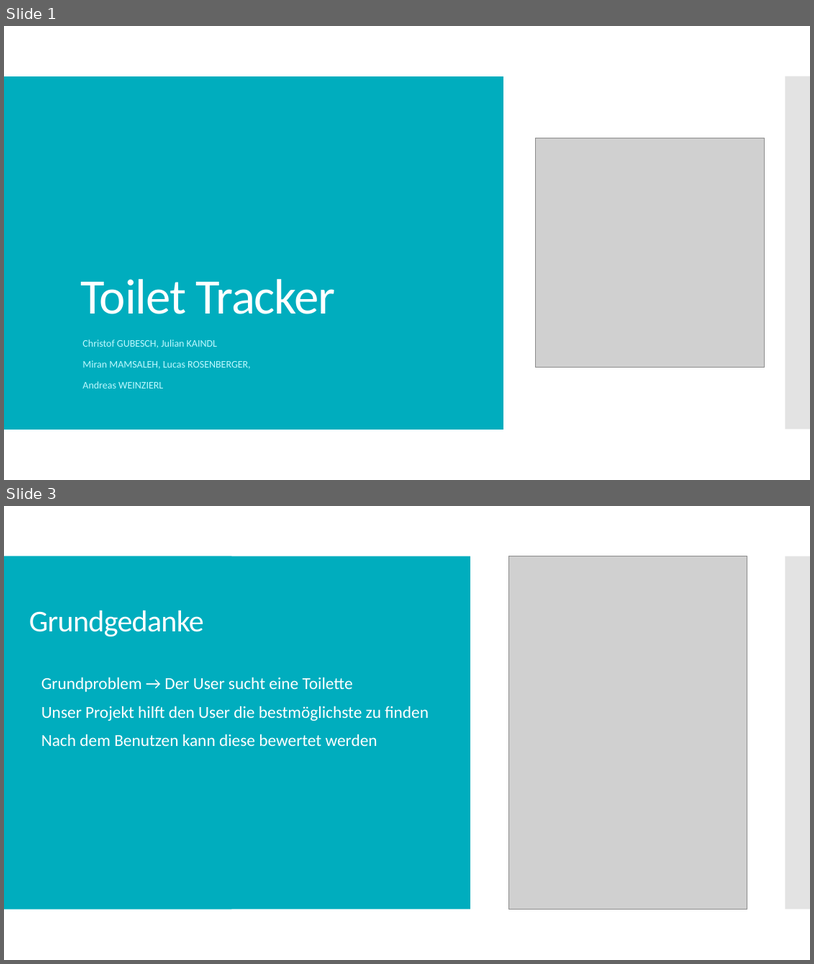
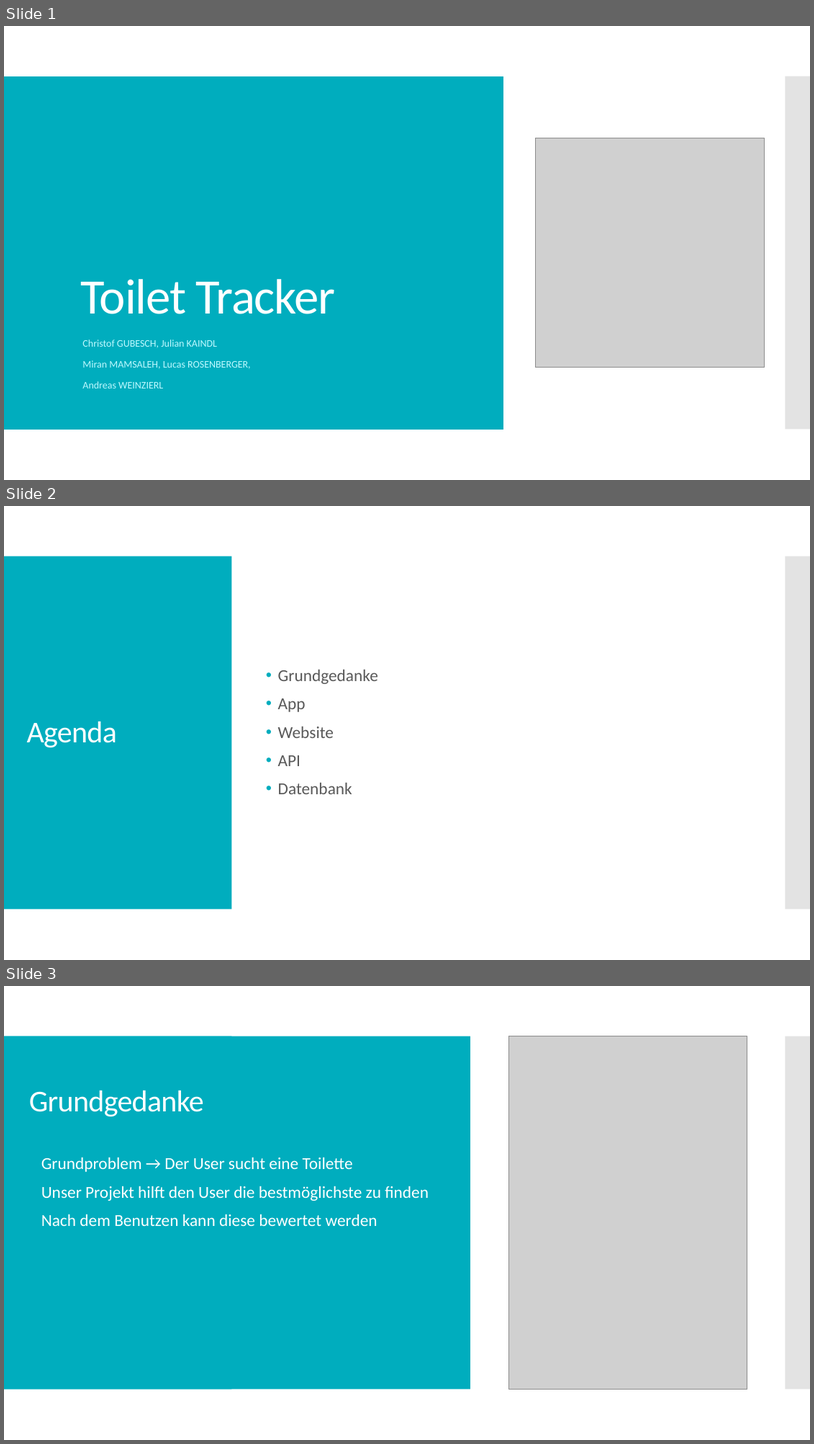
Before and after one commit to ChitterDev/Chitter, a slide deck: Toilet Tracker.pptx. Shown one above the other, each under a label of ours: slides 1 and 3 before the commit, slides 1, 2 and 3 after it; the slides between them are not shown. The pictures are 814x964 and 814x1444 pixels, drawn with LibreOffice and Linux fonts; fonts in the diff are those of the drawing; grey boxes stand for pictures. Boxes give left, top, right and bottom in pixels: in the first picture for what was removed or moved away, otherwise in the second. Text is boxed around its words. In the diff, an @@ line names an element or a change of style, - is before the commit and + after.

Commit message:
Added Agenda to PP

```diff
--- a/Toilet Tracker.pptx
+++ b/Toilet Tracker.pptx
@@ slide 2 added at (x1=4, y1=506, x2=810, y2=960), background #FFFFFF; not listed: 2 template elements that a slide beside it also shows @@
@@ text added at (x1=278, y1=669, x2=378, y2=794), 20 pt, text #595959 @@
+• Grundgedanke
+• App
+• Website
+• API
+• Datenbank
@@ title added at (x1=27, y1=721, x2=117, y2=748), 36 pt, text #FFFFFF @@
+Agenda
```
Also in this commit, not shown: 1 slide removed.
